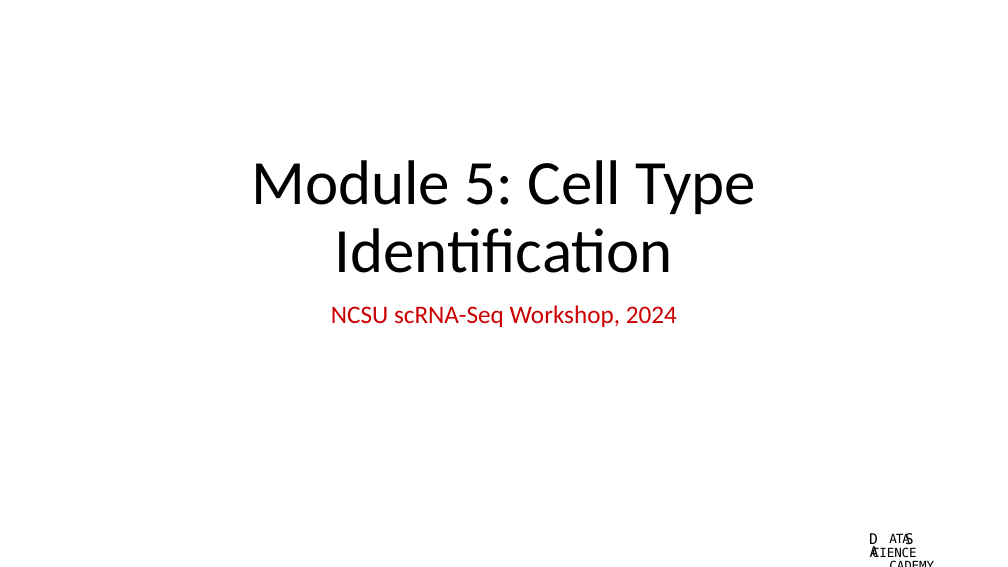
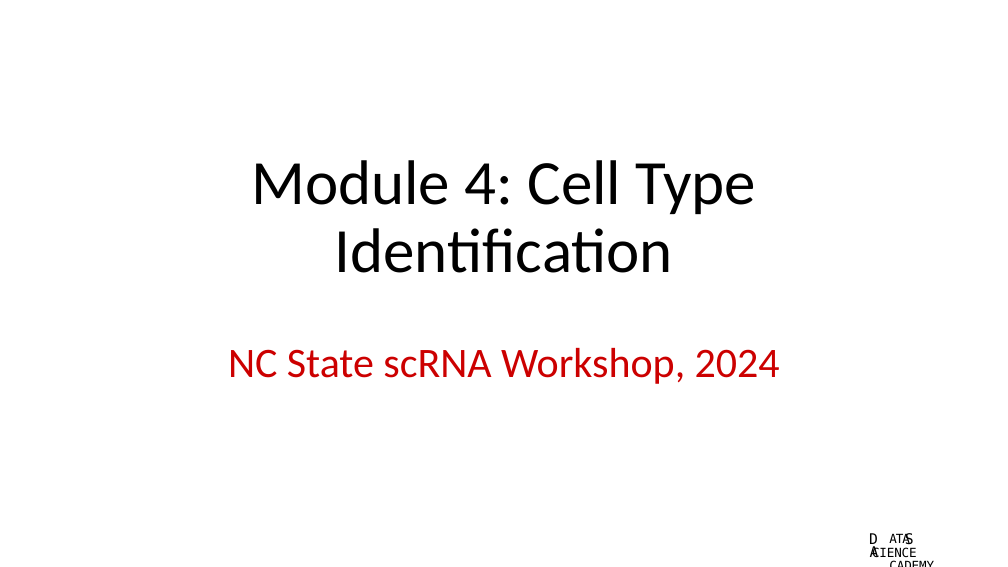
Before and after one commit to bacorli2/scrna_workshop, a slide deck: slide 1 of M4_Seurat_CellType/M4_Seurat_CellType.pptx. Drawn at 1008x567 pixels with LibreOffice and Linux fonts; fonts in the diff are those of the drawing; background and template pictures are left out. Boxes give left, top, right and bottom in pixels: in the first picture for what was removed or moved away, otherwise in the second. Text is boxed around its words. In the diff, an @@ line names an element or a change of style, - is before the commit and + after.

```diff
--- a/M4_Seurat_CellType/M4_Seurat_CellType.pptx
+++ b/M4_Seurat_CellType/M4_Seurat_CellType.pptx
@@ title at bbox=[251, 160, 756, 273]: text changed @@
-Module 5: Cell Type Identification
+Module 4: Cell Type Identification
@@ subtitle at bbox=[228, 348, 780, 384]: text changed; size 24 to 40 pt @@
-NCSU scRNA-Seq Workshop, 2024
+NC State scRNA Workshop, 2024
```
Also in this commit, not shown: 6 other files.
